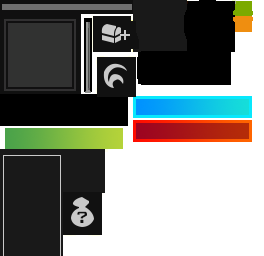
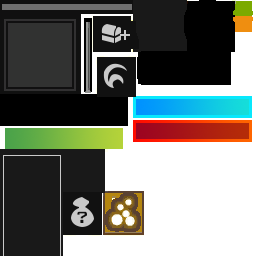
Layered file, before and after one edit (264x256). Changes by layer:
painted on "Background" over [103, 191, 144, 236]
